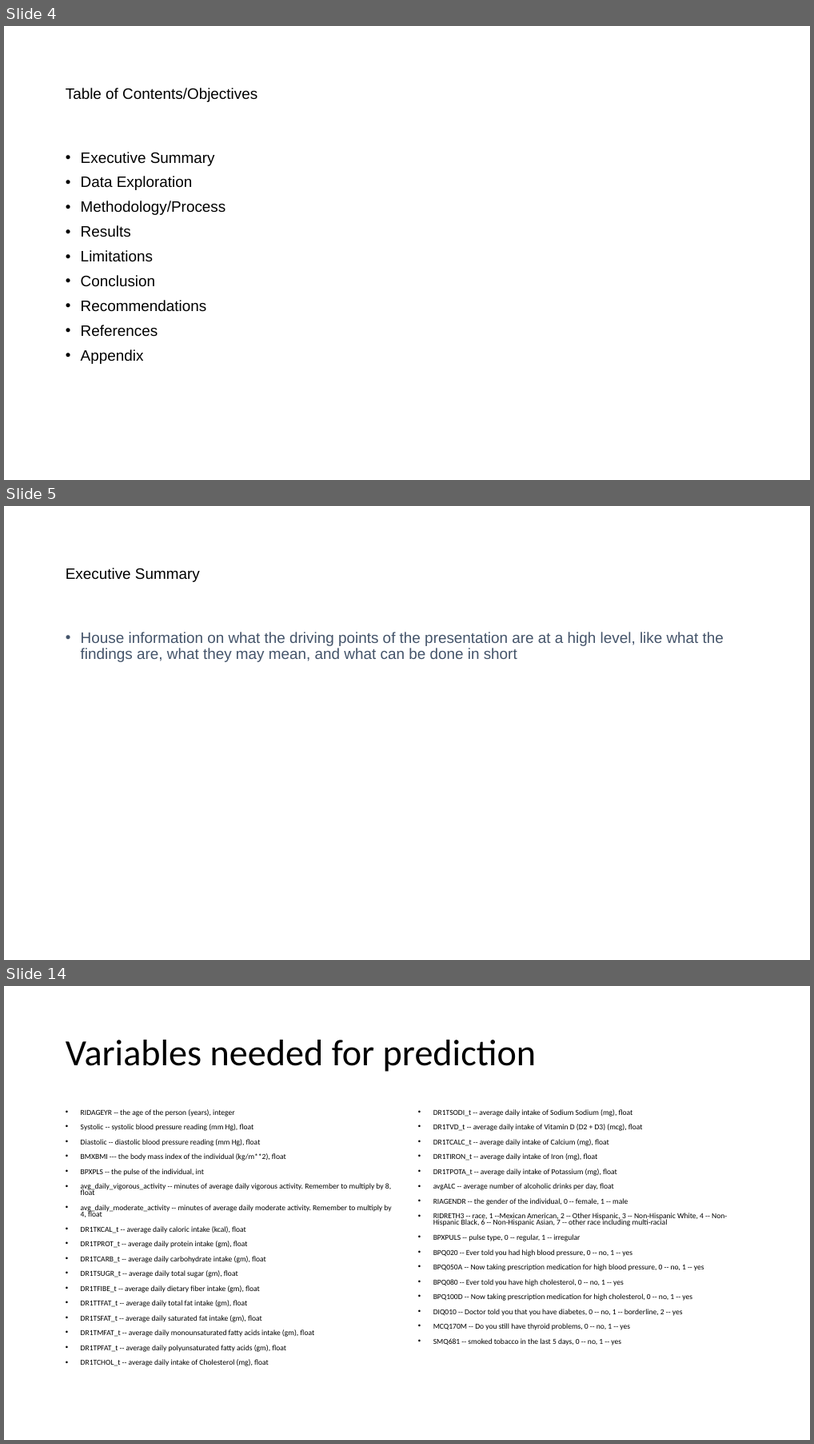
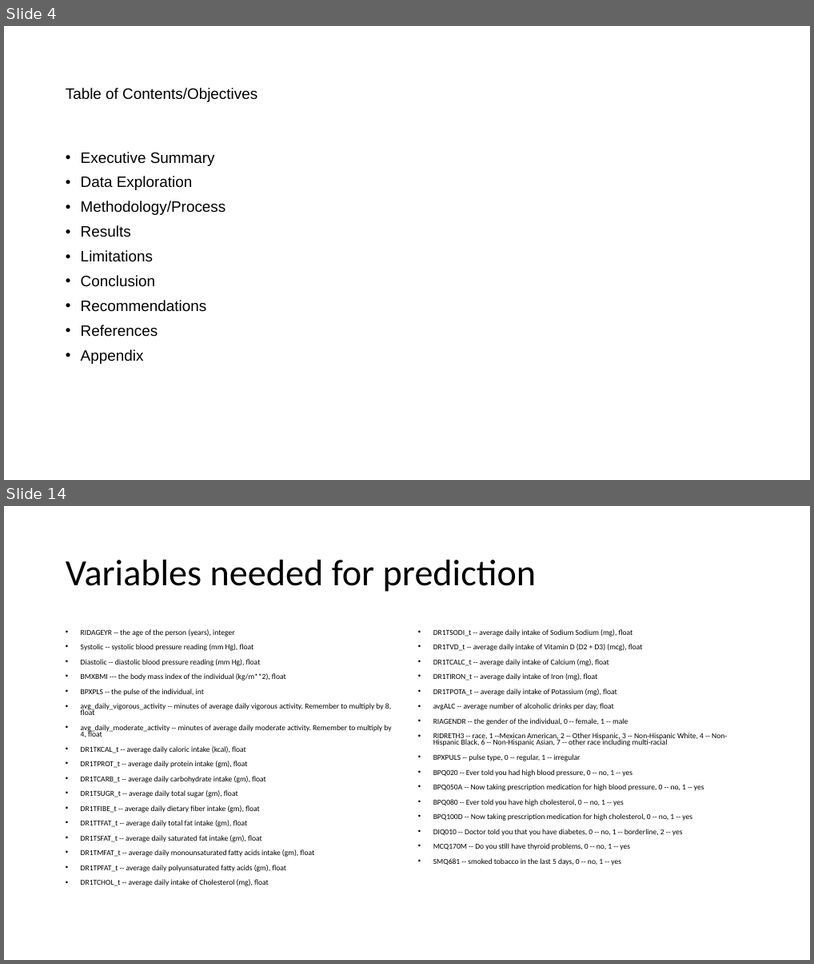
Before and after one commit to mathisme/ThinkfulDSFinalCapstone, a slide deck: Presentation.pptx. Shown one above the other, each under a label of ours: slides 4, 5 and 14 before the commit, slides 4 and 14 after it; the slides between them are not shown. The pictures are 814x1444 and 814x964 pixels, drawn with LibreOffice and Linux fonts; fonts in the diff are those of the drawing. Boxes give left, top, right and bottom in pixels: in the first picture for what was removed or moved away, otherwise in the second. Text is boxed around its words. In the diff, an @@ line names an element or a change of style, - is before the commit and + after.

```diff
--- a/Presentation.pptx
+++ b/Presentation.pptx
@@ slide 5 removed at (x1=4, y1=506, x2=810, y2=960), background #FFFFFF @@
@@ title removed at (x1=66, y1=568, x2=200, y2=582) @@
-Executive Summary
@@ text removed at (x1=81, y1=632, x2=724, y2=662) @@
-• House information on what the driving points of the presentation are at a high level, like what the findings are, what they may mean, and what can be done in short
```
Also in this commit, not shown: 9 slides changed, 6 slides added, 3 other slides removed.
